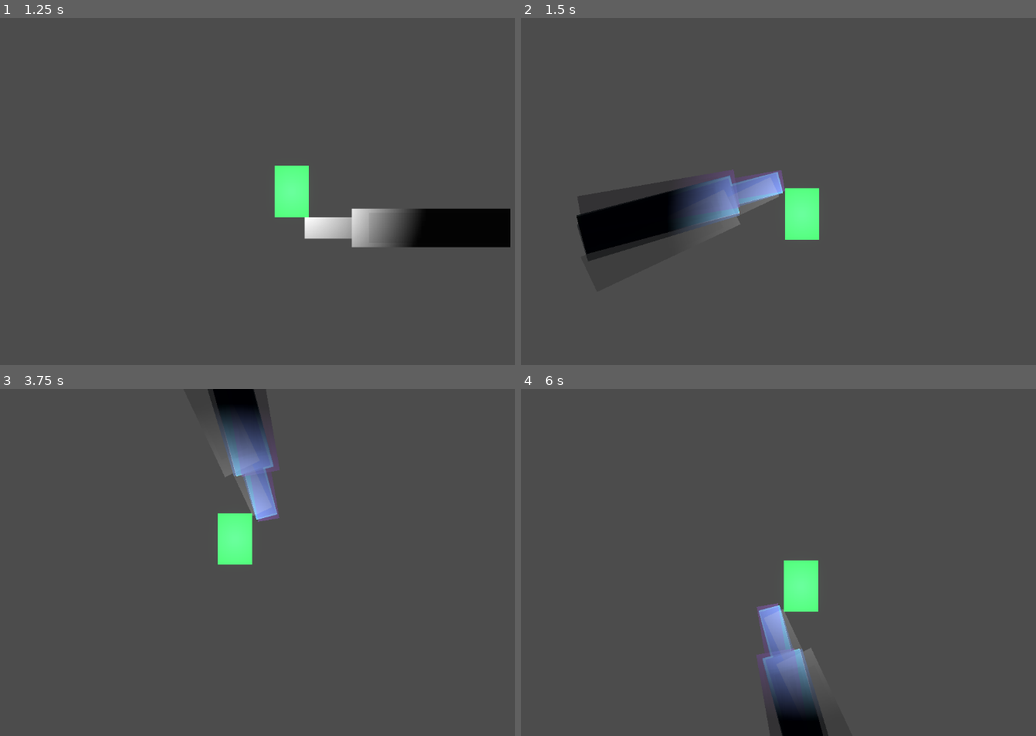
Above: before the commit, frames 1-4 (two rows, left to right).
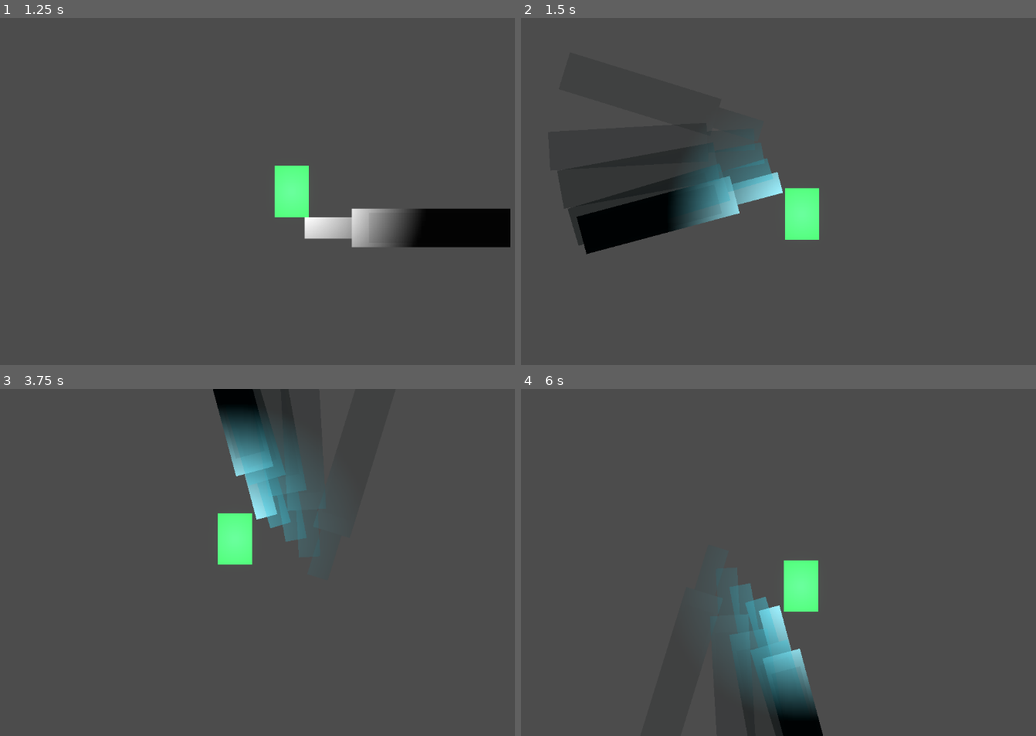
Above: after the commit, the same moments.

Repository: WMsans/top-down-rogue
Game: Godot game, scene res://scenes/main.tscn
Same seed, same stepped clock (60 frames per second), same inputs: the game is played once before the commit and once after it.
Inputs (mouse positions are in pixels of both pictures, inside the frame that each line leads up to):
- Up to frame 1 (1.25 s): tap Enter at 0.5 s; move the mouse to (391, 174) at 0.52 s; hold D from 0.53 s (still down); tap Z at 0.6 s; click (391, 174) at 0.67 s
- Up to frame 2 (1.5 s): tap Space at 1.25 s; move the mouse to (654, 208) at 1.27 s; release D at 1.28 s; hold S from 1.28 s (still down); tap X at 1.35 s
- Up to frame 3 (3.75 s): move the mouse to (319, 486) at 2.02 s; release S at 2.03 s; hold D 2.03-2.78 s; tap C at 2.1 s; move the mouse to (226, 631) at 2.77 s; hold W 2.78-3.53 s; tap Z at 2.85 s; click (226, 631) at 2.92 s; move the mouse to (442, 614) at 3.52 s; hold A from 3.53 s (still down); tap X at 3.6 s
- Up to frame 4 (6 s): move the mouse to (593, 510) at 4.27 s; tap C at 4.35 s; tap Enter at 5 s; move the mouse to (809, 562) at 5.02 s; release A at 5.03 s; hold S 5.03-5.78 s; tap Z at 5.1 s; click (809, 562) at 5.17 s; move the mouse to (685, 475) at 5.77 s; hold D from 5.78 s (still down); tap X at 5.85 s

Frame 1 is identical in both runs. In frame 2, 3.6% of the frame differs, in the area x 8-52%, y 30-71%; in frame 3, 3.4%; in frame 4, 3.4%.
Error in both runs: Cannot call method 'shader_create_from_spirv' on a null value. (res://src/core/world_manager.gd:97)

Commit message:
fix: trace

Diff:
--- a/src/player/weapon_visual.gd
+++ b/src/player/weapon_visual.gd
@@ -6,18 +6,14 @@
 
 const SWING_DURATION: float = 0.25
 const HALF_ARC: float = PI / 4.0
-const TRAIL_COUNT: int = 4
-const TRAIL_DELAY: float = 0.08
-const TRAIL_COLORS: Array[Color] = [
-	Color(0.3, 0.9, 1.0, 0.7),
-	Color(0.4, 0.6, 1.0, 0.5),
-	Color(0.7, 0.4, 1.0, 0.35),
-	Color(1.0, 1.0, 1.0, 0.2)
-]
 
 const OVERSHOOT_ANGLE: float = PI / 6.0
 const SWING_PHASE_RATIO: float = 0.65
 const RETURN_EASE_POWER: float = 2.5
+
+const TRAIL_INTERVAL: float = 0.03
+const TRAIL_LIFETIME: float = 0.18
+const TRAIL_COLOR: Color = Color(0.3, 0.9, 1.0, 0.6)
 
 @onready var _sprite: Sprite2D = $Sprite2D
 
@@ -26,7 +22,7 @@
 var _start_angle: float = 0.0
 var _end_angle: float = 0.0
 var _facing_angle: float = 0.0
-var _trails: Array[Sprite2D] = []
+var _trail_timer: float = 0.0
 
 
 func _ready() -> void:
@@ -55,11 +51,11 @@
 
 func _process_swing(delta: float) -> void:
 	_elapsed += delta
+	_trail_timer += delta
 
 	var t := _elapsed / SWING_DURATION
 	if t >= 1.0:
 		_is_swinging = false
-		_clear_trails()
 		_sprite.position = Vector2.ZERO
 		_sprite.rotation = 0.0
 		_process_idle()
@@ -68,22 +64,26 @@
 	position = Vector2.ZERO
 	rotation = 0.0
 
-	var current_angle: float
+	var current_angle := _get_swing_angle(t)
+	_sprite.position = _get_position_at_angle(current_angle, PIVOT_DISTANCE)
+	_sprite.rotation = current_angle + PI / 2.0
+
+	if _trail_timer >= TRAIL_INTERVAL:
+		_trail_timer -= TRAIL_INTERVAL
+		_spawn_trail()
+
+
+func _get_swing_angle(t: float) -> float:
 	if t < SWING_PHASE_RATIO:
 		var swing_t := t / SWING_PHASE_RATIO
 		var eased_t := _elastic_out(swing_t)
 		var overshoot_end: float = _end_angle + OVERSHOOT_ANGLE * sign(_end_angle - _start_angle)
-		current_angle = lerpf(_start_angle, overshoot_end, eased_t)
+		return lerpf(_start_angle, overshoot_end, eased_t)
 	else:
 		var return_t := (t - SWING_PHASE_RATIO) / (1.0 - SWING_PHASE_RATIO)
 		var eased_return := ease(return_t, RETURN_EASE_POWER)
 		var overshoot_end: float = _end_angle + OVERSHOOT_ANGLE * sign(_end_angle - _start_angle)
-		current_angle = lerpf(overshoot_end, _facing_angle, eased_return)
-
-	_sprite.position = _get_position_at_angle(current_angle, PIVOT_DISTANCE)
-	_sprite.rotation = current_angle + PI / 2.0
-
-	_update_trails(t)
+		return lerpf(overshoot_end, _facing_angle, eased_return)
 
 
 func swing(direction: Vector2) -> void:
@@ -91,58 +91,22 @@
 	_start_angle = _facing_angle - HALF_ARC
 	_end_angle = _facing_angle + HALF_ARC
 	_elapsed = 0.0
+	_trail_timer = TRAIL_INTERVAL
 	_is_swinging = true
-	_spawn_trails()
 
 
-func _spawn_trails() -> void:
-	_clear_trails()
-	for i in range(TRAIL_COUNT):
-		var trail := Sprite2D.new()
-		trail.texture = WEAPON_TEXTURE
-		trail.modulate = TRAIL_COLORS[i]
-		var tex_size: Vector2 = WEAPON_TEXTURE.get_size()
-		trail.offset = Vector2(tex_size.x / 2.0, -tex_size.y / 4.0)
-		trail.position = _get_position_at_angle(_start_angle, PIVOT_DISTANCE)
-		trail.rotation = _start_angle + PI / 2.0
-		add_child(trail)
-		_trails.append(trail)
-
-
-func _clear_trails() -> void:
-	for trail in _trails:
-		trail.queue_free()
-	_trails.clear()
-
-
-func _update_trails(t: float) -> void:
-	var fade_alpha := 1.0
-
-	if t >= SWING_PHASE_RATIO:
-		var return_t := (t - SWING_PHASE_RATIO) / (1.0 - SWING_PHASE_RATIO)
-		fade_alpha = 1.0 - return_t * return_t
-
-	for i in range(TRAIL_COUNT):
-		var trail := _trails[i]
-		var trail_t: float = max(0.0, t - TRAIL_DELAY * float(i + 1))
-		if trail_t > 0:
-			if trail_t < SWING_PHASE_RATIO:
-				var swing_t := trail_t / SWING_PHASE_RATIO
-				var trail_eased := _elastic_out(swing_t)
-				var overshoot_end: float = _end_angle + OVERSHOOT_ANGLE * sign(_end_angle - _start_angle)
-				var trail_angle := lerpf(_start_angle, overshoot_end, trail_eased)
-				trail.position = _get_position_at_angle(trail_angle, PIVOT_DISTANCE)
-				trail.rotation = trail_angle + PI / 2.0
-			else:
-				var overshoot_end: float = _end_angle + OVERSHOOT_ANGLE * sign(_end_angle - _start_angle)
-				var return_t := (trail_t - SWING_PHASE_RATIO) / (1.0 - SWING_PHASE_RATIO)
-				var eased_return := ease(return_t, RETURN_EASE_POWER)
-				var trail_angle := lerpf(overshoot_end, _facing_angle, eased_return)
-				trail.position = _get_position_at_angle(trail_angle, PIVOT_DISTANCE)
-				trail.rotation = trail_angle + PI / 2.0
-
-		var base_color := TRAIL_COLORS[i]
-		trail.modulate = Color(base_color.r, base_color.g, base_color.b, base_color.a * fade_alpha)
+func _spawn_trail() -> void:
+	var trail := Sprite2D.new()
+	trail.texture = WEAPON_TEXTURE
+	var tex_size: Vector2 = WEAPON_TEXTURE.get_size()
+	trail.offset = Vector2(tex_size.x / 2.0, -tex_size.y / 4.0)
+	trail.modulate = TRAIL_COLOR
+	get_tree().current_scene.add_child(trail)
+	trail.global_position = _sprite.global_position
+	trail.global_rotation = _sprite.global_rotation
+	var tween := trail.create_tween()
+	tween.tween_property(trail, "modulate:a", 0.0, TRAIL_LIFETIME)
+	tween.tween_callback(trail.queue_free)
 
 
 func _get_position_at_angle(angle: float, distance: float) -> Vector2:
